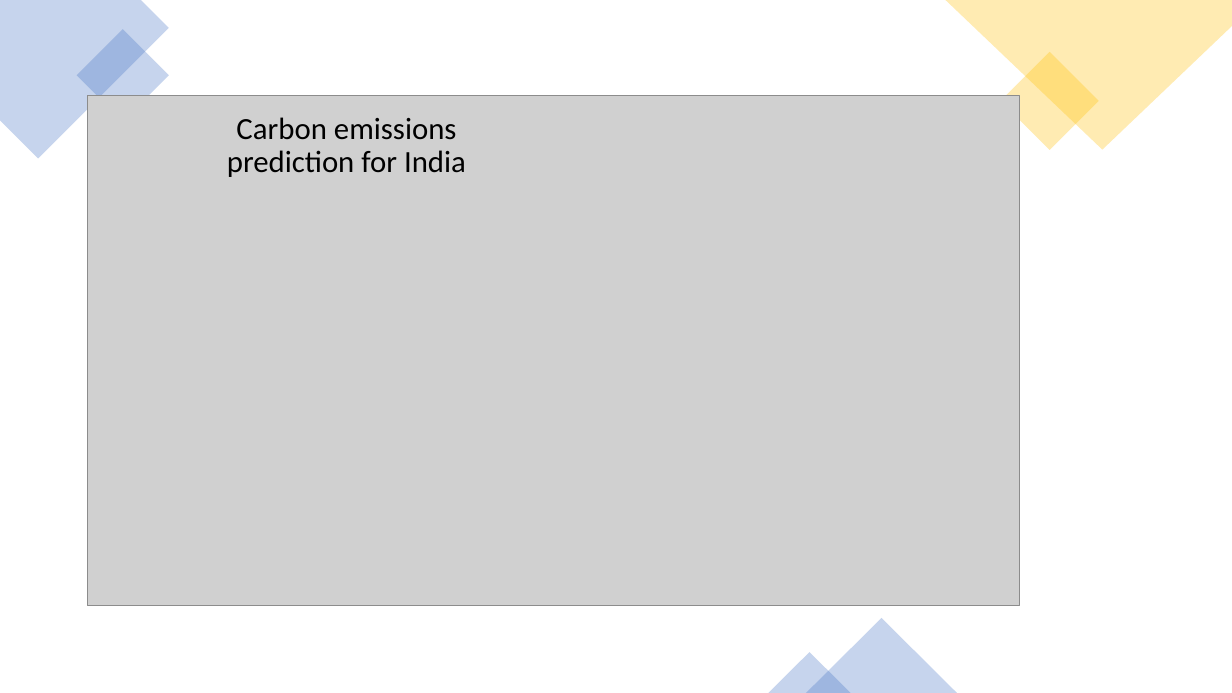
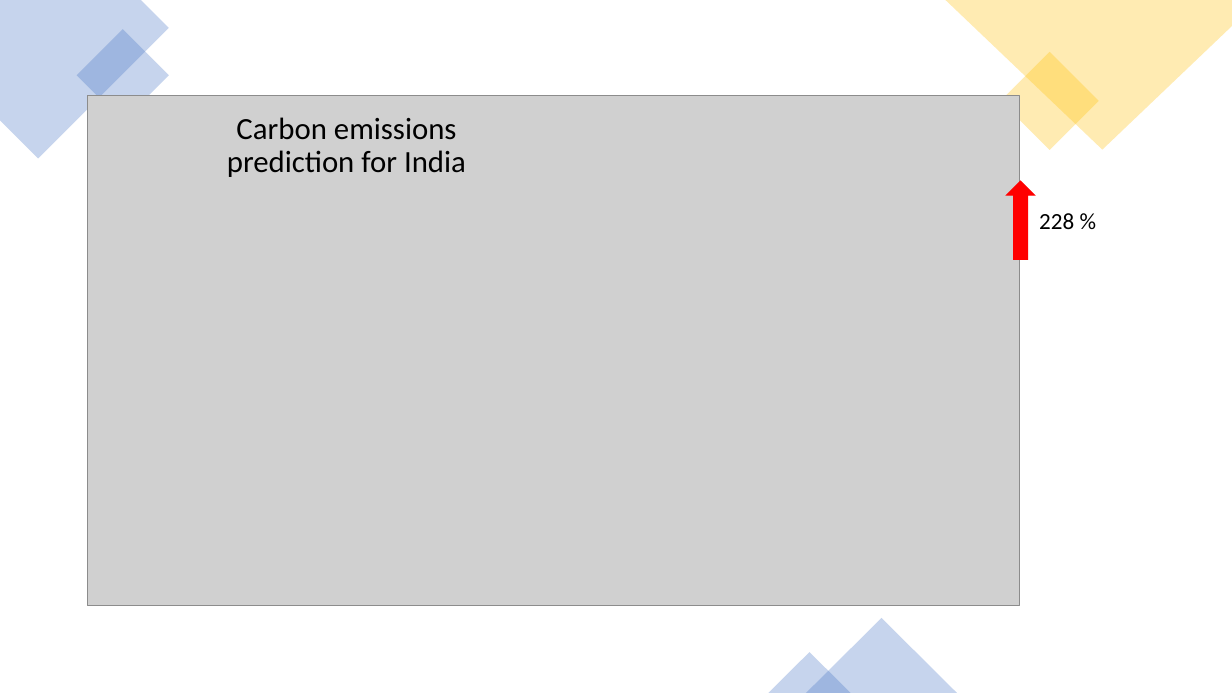
Before and after one commit to danilogiarlini/Global-CO2-Emission-Forecasting, a slide deck: slide 13 of Visualization/GlobalCO2Emission.pptx. Drawn at 1232x693 pixels with LibreOffice and Linux fonts; fonts in the diff are those of the drawing; grey boxes stand for pictures. Boxes give left, top, right and bottom in pixels: in the first picture for what was removed or moved away, otherwise in the second. Text is boxed around its words. In the diff, an @@ line names an element or a change of style, - is before the commit and + after.

```diff
--- a/Visualization/GlobalCO2Emission.pptx
+++ b/Visualization/GlobalCO2Emission.pptx
@@ up arrow added at [1007, 181, 1035, 259], fill #FF0000, outline #FF0000 1 pt @@
@@ text added at [1039, 213, 1074, 229], 18 pt, text #000000 @@
+228 %
```
Also in this commit, not shown: 11 other slides changed, 1 slide added, 1 slide removed, 5 other files.
